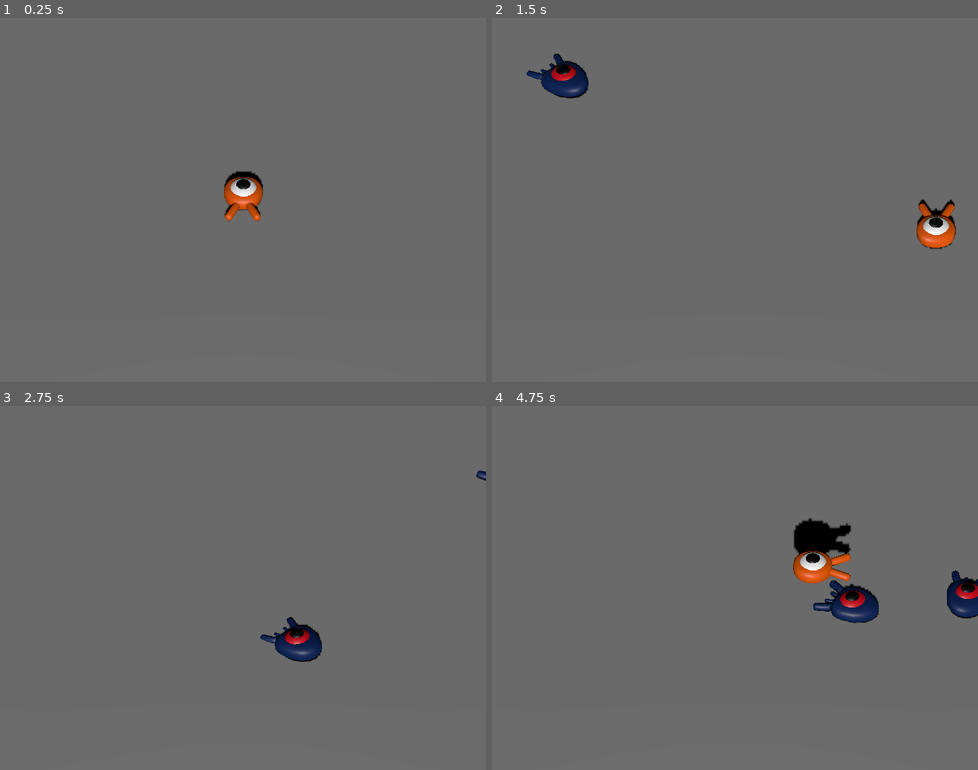
Above: before the commit, frames 1-4 (two rows, left to right).
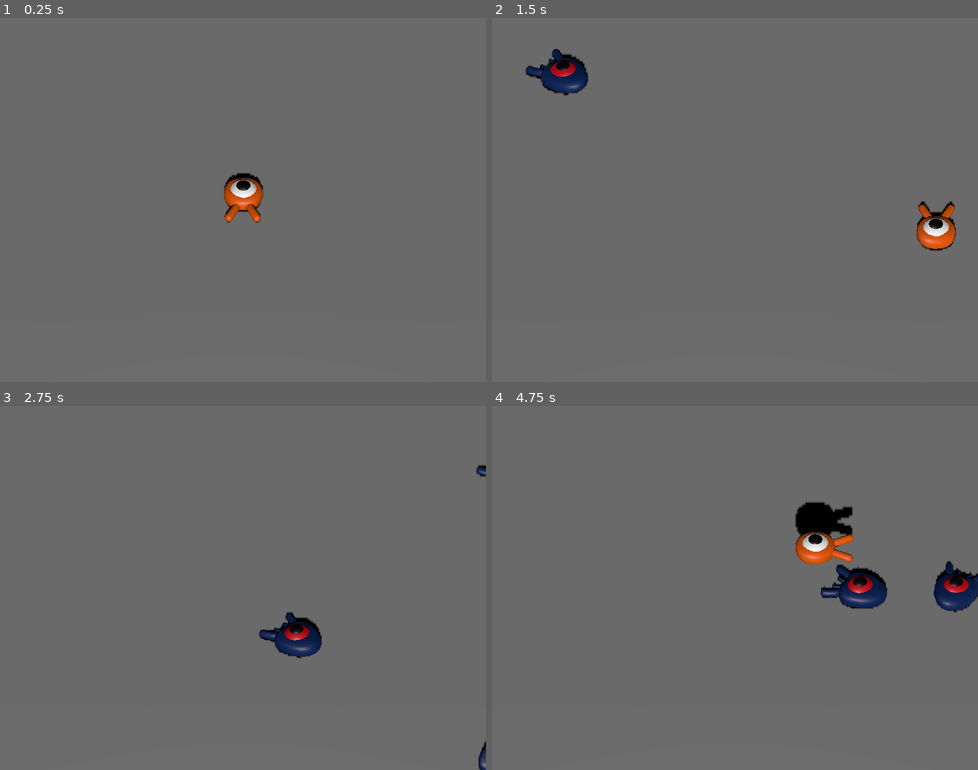
Above: after the commit, the same moments.

Repository: dabjulmaros/GodotSaves
Game: Godot game, scene res://scenes/main.tscn
Two runs of this game, one before a commit and one after it. Both use one fixed random seed, a clock stepped at 60 frames per second and the inputs below. Before the commit the project starts from res://main.tscn.
Inputs:
- Up to frame 1 (0.25 s): no input
- Up to frame 2 (1.5 s): tap Enter at 0.5 s; hold D (move_right) 0.53-1.28 s; tap Space (jump) at 0.77 s; hold S (move_down) from 1.28 s (still down)
- Up to frame 3 (2.75 s): tap Space (jump) at 1.52 s; release S (move_down) at 2.03 s; hold D (move_right) from 2.03 s (still down)
- Up to frame 4 (4.75 s): release D (move_right) at 2.78 s; hold W (move_up) 2.78-3.53 s; tap Space (jump) at 3.02, 3.77, 4.52 s; hold Left (move_left) from 3.53 s (still down)

The runs differ from the first frame. In frame 1, 0.3% of the frame differs, in the area x 46-55%, y 42-57%; in frame 2, 0.9%; in frame 3, 0.9%; in frame 4, 4.3%, in the area x 61-100%, y 26-60%.

Commit message:
fixed mob/ implement player collision

Diff:
--- a/StompTheCreepsSample/mob.tscn
+++ /dev/null
@@ -1,26 +0,0 @@
-[gd_scene load_steps=4 format=3 uid="uid://bwewggju1lggs"]
-
-[ext_resource type="Script" path="res://mob.gd" id="1_b1uyr"]
-[ext_resource type="PackedScene" uid="uid://dx365akqv22wm" path="res://art/mob.glb" id="1_e8m60"]
-
-[sub_resource type="BoxShape3D" id="BoxShape3D_aaw7n"]
-size = Vector3(2.26862, 0.988525, 2.45343)
-
-[node name="Mob" type="CharacterBody3D" groups=["mob"]]
-transform = Transform3D(1, 0, 0, 0, 1, 0, 0, 0, 1, 0, 0.49485, 0)
-collision_layer = 2
-collision_mask = 0
-script = ExtResource("1_b1uyr")
-
-[node name="Pivot" type="Node3D" parent="."]
-
-[node name="Character" parent="Pivot" instance=ExtResource("1_e8m60")]
-
-[node name="CollisionShape3D" type="CollisionShape3D" parent="."]
-transform = Transform3D(1, 0, 0, 0, 1, 0, 0, 0, 1, 0.0122375, 0.271637, -0.129608)
-shape = SubResource("BoxShape3D_aaw7n")
-
-[node name="VisibilityNotifier" type="VisibleOnScreenNotifier3D" parent="."]
-aabb = AABB(-1.23265, -0.40524, -1.36386, 2.4653, 1.41302, 3.3498)
-
-[connection signal="screen_exited" from="VisibilityNotifier" to="." method="_on_visibility_notifier_screen_exited"]
--- a/StompTheCreepsSample/player.tscn
+++ /dev/null
@@ -1,19 +0,0 @@
-[gd_scene load_steps=4 format=3 uid="uid://csx2b64k4lwit"]
-
-[ext_resource type="PackedScene" uid="uid://ddwi45fjyq14h" path="res://art/player.glb" id="1_1pl13"]
-[ext_resource type="Script" path="res://player.gd" id="1_40rs4"]
-
-[sub_resource type="SphereShape3D" id="SphereShape3D_iavtp"]
-radius = 1.0
-
-[node name="Player" type="CharacterBody3D"]
-collision_mask = 6
-script = ExtResource("1_40rs4")
-
-[node name="Pivot" type="Node3D" parent="."]
-
-[node name="Character" parent="Pivot" instance=ExtResource("1_1pl13")]
-
-[node name="CollisionShape3D" type="CollisionShape3D" parent="."]
-transform = Transform3D(1, 0, 0, 0, 1, 0, 0, 0, 1, 0, 0.466576, 0)
-shape = SubResource("SphereShape3D_iavtp")
--- a/StompTheCreepsSample/project.godot
+++ b/StompTheCreepsSample/project.godot
@@ -11,7 +11,7 @@
 [application]
 
 config/name="Squash the Creeps (3D)"
-run/main_scene="res://main.tscn"
+run/main_scene="res://scenes/main.tscn"
 config/features=PackedStringArray("4.2")
 config/icon="res://icon.png"
 
--- a/StompTheCreepsSample/main.tscn
+++ b/StompTheCreepsSample/scenes/main.tscn
@@ -1,8 +1,8 @@
 [gd_scene load_steps=9 format=3 uid="uid://c710b35mmt0cb"]
 
-[ext_resource type="PackedScene" uid="uid://csx2b64k4lwit" path="res://player.tscn" id="1_455b2"]
-[ext_resource type="Script" path="res://main.gd" id="1_sfnxi"]
-[ext_resource type="PackedScene" uid="uid://bwewggju1lggs" path="res://mob.tscn" id="2_kpw42"]
+[ext_resource type="PackedScene" uid="uid://csx2b64k4lwit" path="res://scenes/player.tscn" id="1_455b2"]
+[ext_resource type="Script" path="res://scripts/main.gd" id="1_sfnxi"]
+[ext_resource type="PackedScene" uid="uid://bwewggju1lggs" path="res://scenes/mob.tscn" id="2_kpw42"]
 
 [sub_resource type="BoxShape3D" id="BoxShape3D_jgyly"]
 size = Vector3(60, 2, 60)
--- /dev/null
+++ b/StompTheCreepsSample/scenes/mob.tscn
@@ -0,0 +1,28 @@
+[gd_scene load_steps=4 format=3 uid="uid://bwewggju1lggs"]
+
+[ext_resource type="Script" path="res://scripts/mob.gd" id="1_b1uyr"]
+[ext_resource type="PackedScene" uid="uid://dx365akqv22wm" path="res://art/mob.glb" id="1_e8m60"]
+
+[sub_resource type="BoxShape3D" id="BoxShape3D_aaw7n"]
+size = Vector3(2.26862, 1.04456, 2.45343)
+
+[node name="Mob" type="CharacterBody3D" groups=["mob"]]
+transform = Transform3D(1, 0, 0, 0, 1, 0, 0, 0, 1, 0, -0.0113148, 0)
+collision_layer = 2
+collision_mask = 0
+script = ExtResource("1_b1uyr")
+
+[node name="Pivot" type="Node3D" parent="."]
+transform = Transform3D(1, 0, 0, 0, 1, 0, 0, 0, 1, 0, 0.283586, 0)
+
+[node name="Character" parent="Pivot" instance=ExtResource("1_e8m60")]
+
+[node name="CollisionShape3D" type="CollisionShape3D" parent="."]
+transform = Transform3D(1, 0, 0, 0, 1, 0, 0, 0, 1, 0.0122375, 0.527207, -0.129608)
+shape = SubResource("BoxShape3D_aaw7n")
+
+[node name="VisibilityNotifier" type="VisibleOnScreenNotifier3D" parent="."]
+transform = Transform3D(1, 0, 0, 0, 1, 0, 0, 0, 1, 0, 0.283586, 0)
+aabb = AABB(-1.23265, -0.40524, -1.36386, 2.4653, 1.41302, 3.3498)
+
+[connection signal="screen_exited" from="VisibilityNotifier" to="." method="_on_visibility_notifier_screen_exited"]
--- /dev/null
+++ b/StompTheCreepsSample/scenes/player.tscn
@@ -0,0 +1,34 @@
+[gd_scene load_steps=5 format=3 uid="uid://csx2b64k4lwit"]
+
+[ext_resource type="PackedScene" uid="uid://ddwi45fjyq14h" path="res://art/player.glb" id="1_1pl13"]
+[ext_resource type="Script" path="res://scripts/player.gd" id="1_40rs4"]
+
+[sub_resource type="SphereShape3D" id="SphereShape3D_iavtp"]
+radius = 0.918487
+
+[sub_resource type="CylinderShape3D" id="CylinderShape3D_86jdi"]
+height = 0.23552
+radius = 0.975924
+
+[node name="Player" type="CharacterBody3D"]
+collision_mask = 6
+script = ExtResource("1_40rs4")
+
+[node name="Pivot" type="Node3D" parent="."]
+
+[node name="Character" parent="Pivot" instance=ExtResource("1_1pl13")]
+
+[node name="CollisionShape3D" type="CollisionShape3D" parent="."]
+transform = Transform3D(1, 0, 0, 0, 1, 0, 0, 0, 1, 0.00797772, 0.466576, 0)
+shape = SubResource("SphereShape3D_iavtp")
+
+[node name="MobDetector" type="Area3D" parent="."]
+collision_layer = 0
+collision_mask = 2
+monitorable = false
+
+[node name="CollisionShape3D" type="CollisionShape3D" parent="MobDetector"]
+transform = Transform3D(1, 0, 0, 0, 1, 0, 0, 0, 1, 0.00797772, 0.598501, 0)
+shape = SubResource("CylinderShape3D_86jdi")
+
+[connection signal="body_entered" from="MobDetector" to="." method="_on_mob_detector_body_entered"]
--- a/StompTheCreepsSample/mob.gd
+++ b/StompTheCreepsSample/scripts/mob.gd
@@ -16,6 +16,7 @@
 	# we position the mob by placing it at start_position
 	# and rotate it towards the player_position, so it looks at the player
 	look_at_from_position(start_position,player_position, Vector3.UP)
+
 	# rotate this mob randomly wihin the range of -45 and +45 degrees,
 	# so that it doenst move directly towards the player
 	rotate_y(randf_range(-PI/4,PI/4))
--- a/StompTheCreepsSample/player.gd
+++ b/StompTheCreepsSample/scripts/player.gd
@@ -1,4 +1,7 @@
 extends CharacterBody3D
+
+# Emitted signal when the players was hit by a mob
+signal hit
 
 #how fast the player moves in meters per second
 @export var speed = 14
@@ -61,10 +64,11 @@
 			var mob = collision.get_collider()
 
 			# We check that we are hitting it from above
+			#FIXED
 			# the tutorial calls for 0.1 but the monsters seem to be spawning too low
 			# or almost inside the ground, by making the normal over .2 seems to fix it
 			# a permanent solution would fix the monster spawn
-			if Vector3.UP.dot(collision.get_normal())>0.3:
+			if Vector3.UP.dot(collision.get_normal())>0.1:
 				# If so we squash and bounce
 				mob.squash()
 				target_velocity.y = bounce_impulse
@@ -77,3 +81,11 @@
 	# moving the character
 	velocity = target_velocity
 	move_and_slide()
+
+func die():
+	hit.emit()
+	queue_free()
+
+#func _on_mob_detector_body_entered(body):
+	#print("died")
+	#die()
Not shown, changed: StompTheCreepsSample/readme.txt
Renamed: StompTheCreepsSample/main.gd -> StompTheCreepsSample/scripts/main.gd
Not shown, added: StompTheCreepsSample/mob282.tmp
